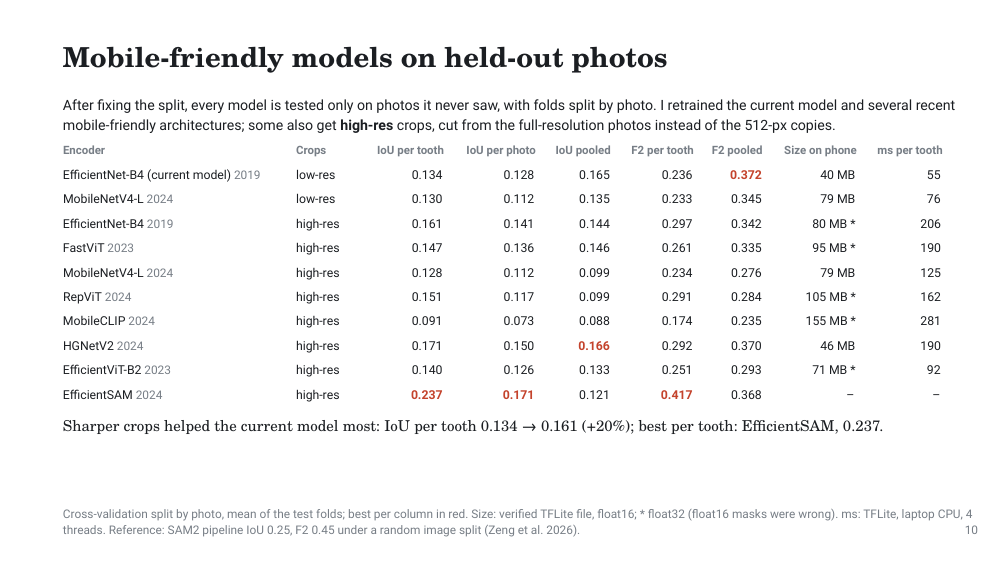
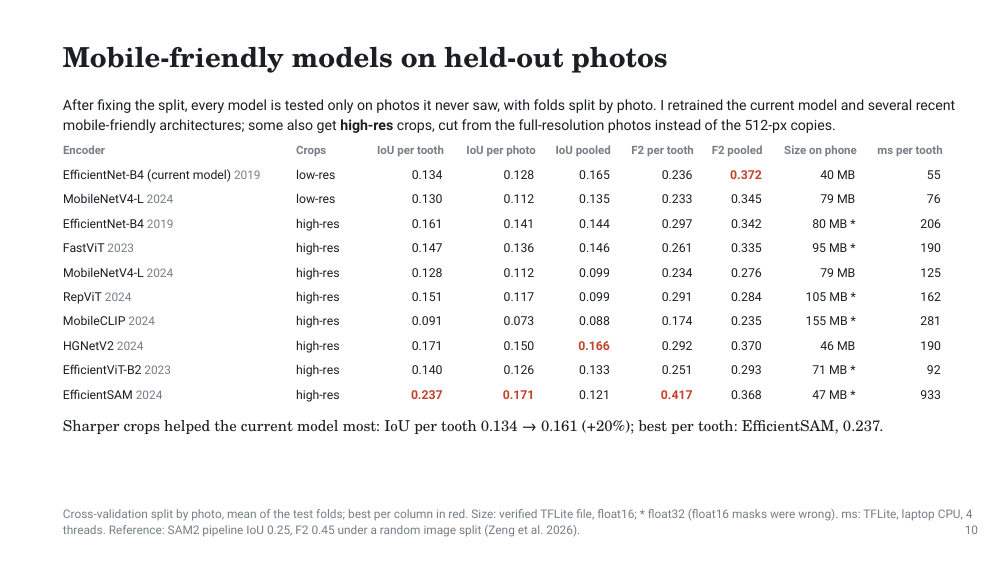
Before and after one commit to ertugrul-senturk/interactive-slides, a slide deck: slide 19 of public/decks/2026-11-smart-teeth.pptx. Drawn at 1008x567 pixels with LibreOffice and Linux fonts; fonts in the diff are those of the drawing; background and template pictures are left out. Boxes give left, top, right and bottom in pixels: in the first picture for what was removed or moved away, otherwise in the second. Text is boxed around its words. In the diff, an @@ line names an element or a change of style, - is before the commit and + after.

```diff
--- a/public/decks/2026-11-smart-teeth.pptx
+++ b/public/decks/2026-11-smart-teeth.pptx
@@ text at (812,390,847,399): text changed @@
-–
+47 MB *
@@ text at (920,390,941,399): text changed @@
-–
+933
```
Also in this commit, not shown: 3 other files.
